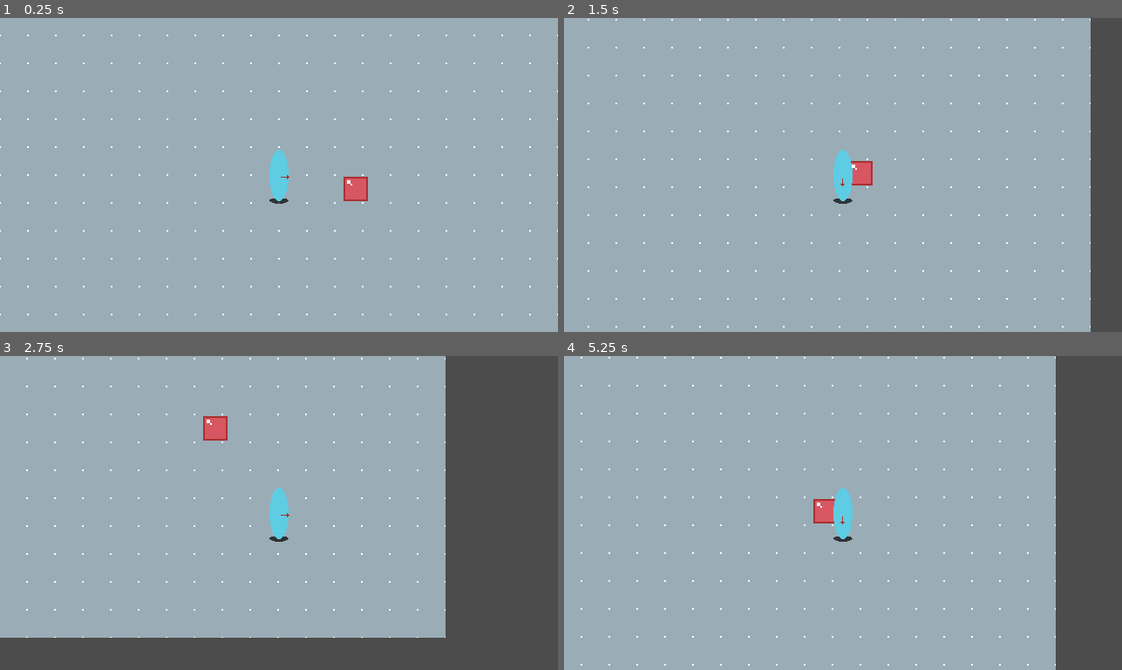
Above: before the commit, frames 1-4 (two rows, left to right).
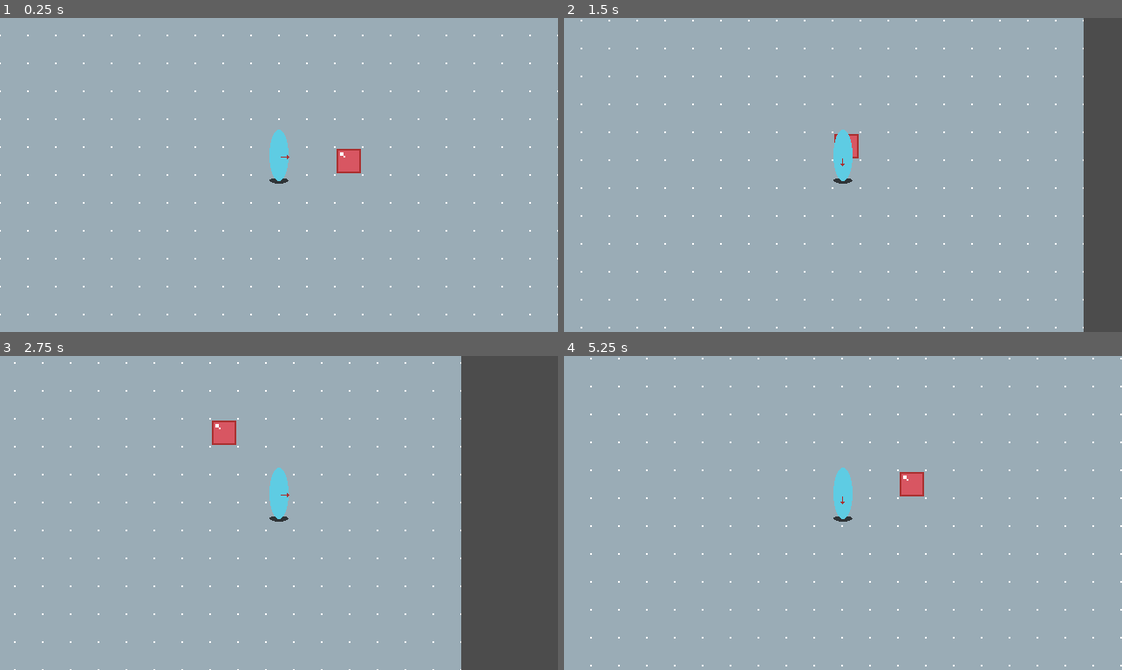
Above: after the commit, the same moments.

Repository: youxuanzhao/Dome
Game: Godot game, scene res://Scenes/TestScene.tscn
Same seed, same stepped clock (60 frames per second), same inputs: the game is played once before the commit and once after it.
Inputs:
- Up to frame 1 (0.25 s): no input
- Up to frame 2 (1.5 s): tap Enter at 0.5 s; hold D (ui_right) 0.53-1.28 s; hold S (ui_down) from 1.28 s (still down)
- Up to frame 3 (2.75 s): release S (ui_down) at 2.03 s; hold D (ui_right) from 2.03 s (still down)
- Up to frame 4 (5.25 s): release D (ui_right) at 2.78 s; hold W (ui_up) 2.78-3.53 s; hold A (ui_left) 3.53-5.03 s; hold S (ui_down) from 5.03 s (still down)

The runs differ from the first frame. In frame 1, 1.2% of the frame differs, in the area x 48-66%, y 35-60%; in frame 2, 2.9%; in frame 3, 12%; in frame 4, 14%, in the area x 2-100%, y 0-100%.

Commit message:
20220714

Diff:
--- a/Modules/Tilemap.tscn
+++ b/Modules/Floor.tscn
@@ -18,7 +18,7 @@
 0/shapes = [  ]
 0/z_index = 0
 
-[node name="Tilemap" type="Node2D"]
+[node name="Floor" type="Node2D"]
 
 [node name="TileMap" type="TileMap" parent="."]
 tile_set = SubResource( 1 )
--- a/Modules/Object.tscn
+++ b/Modules/Object.tscn
@@ -4,13 +4,17 @@
 [ext_resource path="res://Scripts/ObjectScript.gd" type="Script" id=2]
 
 [sub_resource type="RectangleShape2D" id=1]
-extents = Vector2( 7, 7 )
+extents = Vector2( 7, 2.875 )
 
 [node name="Object" type="KinematicBody2D"]
 script = ExtResource( 2 )
 
 [node name="ObjectSprite" type="Sprite" parent="."]
+position = Vector2( 0, -4 )
+z_index = 1
 texture = ExtResource( 1 )
 
 [node name="ObjectCollisionBox" type="CollisionShape2D" parent="."]
+position = Vector2( 0, 0.125 )
+z_index = 1
 shape = SubResource( 1 )
--- a/Modules/Player.tscn
+++ b/Modules/Player.tscn
@@ -1,8 +1,9 @@
-[gd_scene load_steps=5 format=2]
+[gd_scene load_steps=6 format=2]
 
 [ext_resource path="res://Assets/Player-Sheet.png" type="Texture" id=1]
 [ext_resource path="res://Scripts/PlayerController.gd" type="Script" id=2]
 [ext_resource path="res://Assets/MediumShadow-Sheet.png" type="Texture" id=3]
+[ext_resource path="res://Scripts/CameraController.gd" type="Script" id=4]
 
 [sub_resource type="CapsuleShape2D" id=1]
 radius = 6.0
@@ -12,23 +13,25 @@
 script = ExtResource( 2 )
 
 [node name="PlayerCollisionBox" type="CollisionShape2D" parent="."]
-position = Vector2( 0, 22 )
+z_index = 1
 shape = SubResource( 1 )
+
+[node name="Shadow" type="Sprite" parent="."]
+position = Vector2( 0, 9 )
+scale = Vector2( 0.75, 0.875 )
+texture = ExtResource( 3 )
+offset = Vector2( 0, -4 )
+
+[node name="PlayerSprite" type="Sprite" parent="."]
+position = Vector2( 0, -23 )
+z_index = 1
+texture = ExtResource( 1 )
+hframes = 4
 
 [node name="AnimationPlayer" type="AnimationPlayer" parent="."]
 root_node = NodePath("../..")
 
-[node name="PlayerSprite" type="Sprite" parent="."]
-z_index = 1
-texture = ExtResource( 1 )
-hframes = 4
-
 [node name="Camera" type="Camera2D" parent="."]
 current = true
 zoom = Vector2( 2, 2 )
-
-[node name="Shadow" type="Sprite" parent="."]
-position = Vector2( 0, 32 )
-scale = Vector2( 0.75, 0.875 )
-texture = ExtResource( 3 )
-offset = Vector2( 0, -4 )
+script = ExtResource( 4 )
--- /dev/null
+++ b/Modules/Wall.tscn
@@ -0,0 +1,6 @@
+[gd_scene format=2]
+
+[node name="Wall" type="Node2D"]
+
+[node name="TileMap" type="TileMap" parent="."]
+format = 1
--- a/Scenes/TestScene.tscn
+++ b/Scenes/TestScene.tscn
@@ -2,14 +2,19 @@
 
 [ext_resource path="res://Modules/Player.tscn" type="PackedScene" id=1]
 [ext_resource path="res://Modules/Object.tscn" type="PackedScene" id=2]
-[ext_resource path="res://Modules/Tilemap.tscn" type="PackedScene" id=3]
+[ext_resource path="res://Modules/Floor.tscn" type="PackedScene" id=3]
 
-[node name="Terrain" type="Node2D"]
-
-[node name="Tilemap" parent="." instance=ExtResource( 3 )]
+[node name="Terrain" type="YSort"]
 
 [node name="Player" parent="." instance=ExtResource( 1 )]
+z_index = 1
+MAX_SPEED = 100
+FRICTION = 150
+ACCELERATION = 30
 
 [node name="Object" parent="." instance=ExtResource( 2 )]
-position = Vector2( 88, 16 )
+position = Vector2( 80, -12 )
+z_index = 1
 ScaleFactor = 2
+
+[node name="Floor" parent="." instance=ExtResource( 3 )]
--- /dev/null
+++ b/Scripts/CameraController.gd
@@ -0,0 +1,18 @@
+extends Camera2D
+
+
+# Declare member variables here. Examples:
+# var a = 2
+# var b = "text"
+export var FOV = 100
+
+# Called when the node enters the scene tree for the first time.
+func _ready():
+	zoom.x = zoom.x * (FOV/100)
+	zoom.y = zoom.y * (FOV/100)
+	pass # Replace with function body.
+
+
+# Called every frame. 'delta' is the elapsed time since the previous frame.
+#func _process(delta):
+#	pass
--- a/Scripts/ObjectScript.gd
+++ b/Scripts/ObjectScript.gd
@@ -1,12 +1,11 @@
 extends KinematicBody2D
 
 export var ScaleFactor = 1
-
 onready var ObjectSprite = $ObjectSprite
 onready var ObjectCollisionBox = $ObjectCollisionBox
 
 
-func _process(delta):
+func _ready():
 	ObjectSprite.scale.x = ScaleFactor
 	ObjectSprite.scale.y = ScaleFactor
 	ObjectCollisionBox.scale.x = ScaleFactor
Binary file added: Assets/tile_wall-Sheet.png
Not shown, added: Assets/tile_wall-Sheet.png.import
Binary file added: Assets/tile_wall.aseprite
